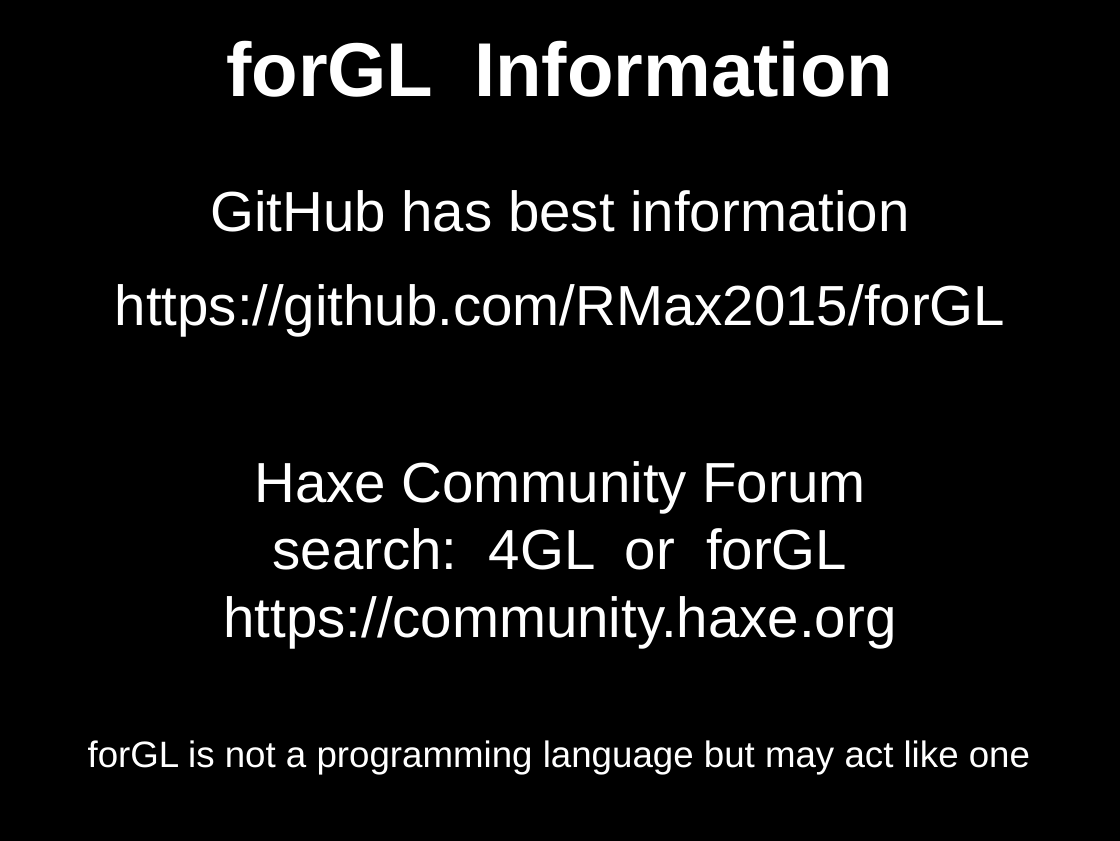
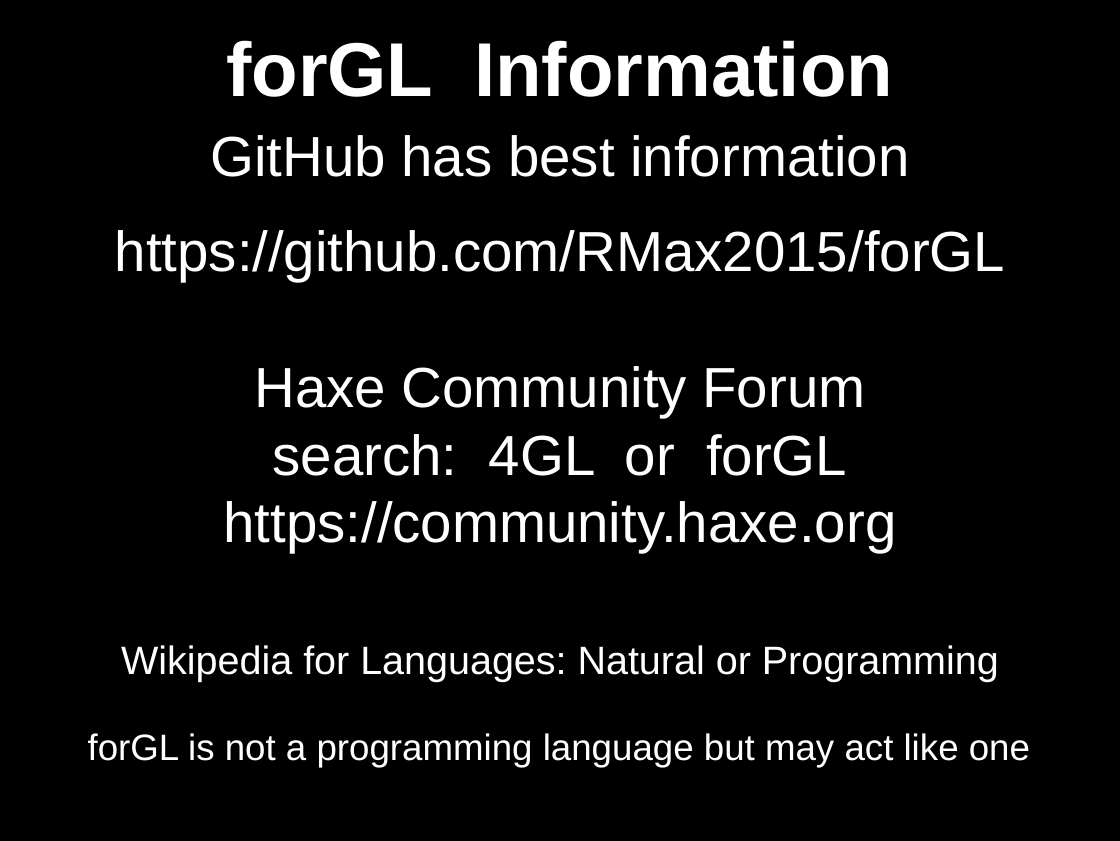
Before and after one commit to RMax2015/forGL, a slide deck: slide 1 of Docs/Presentations/src/forGL_at_Haxe_US_2019.odp. Drawn at 1120x841 pixels with LibreOffice and Linux fonts; fonts in the diff are those of the drawing. Boxes give left, top, right and bottom in pixels: in the first picture for what was removed or moved away, otherwise in the second. Text is boxed around its words. In the diff, an @@ line names an element or a change of style, - is before the commit and + after.

Commit message:
Updated Haxe Presentation

```diff
--- a/Docs/Presentations/src/forGL_at_Haxe_US_2019.odp
+++ b/Docs/Presentations/src/forGL_at_Haxe_US_2019.odp
@@ subtitle "GitHub has best information": place and size @@
-subtitle "GitHub has best information" at (88, 190, 1030, 774)
+subtitle "GitHub has best information" at (88, 135, 1030, 767)
@@ subtitle at (121, 645, 999, 682): paragraph added @@
+Wikipedia for Languages: Natural or Programming
```
Also in this commit, not shown: 7 other slides changed, 6 slides added.
